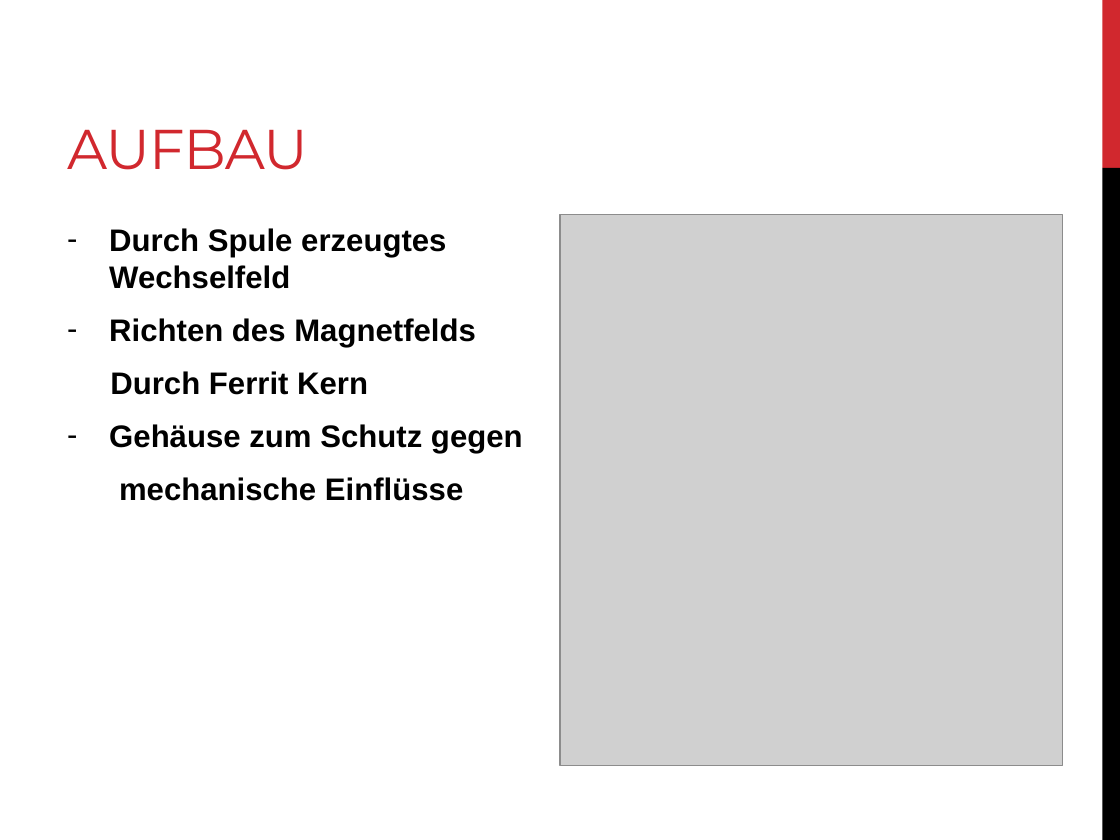
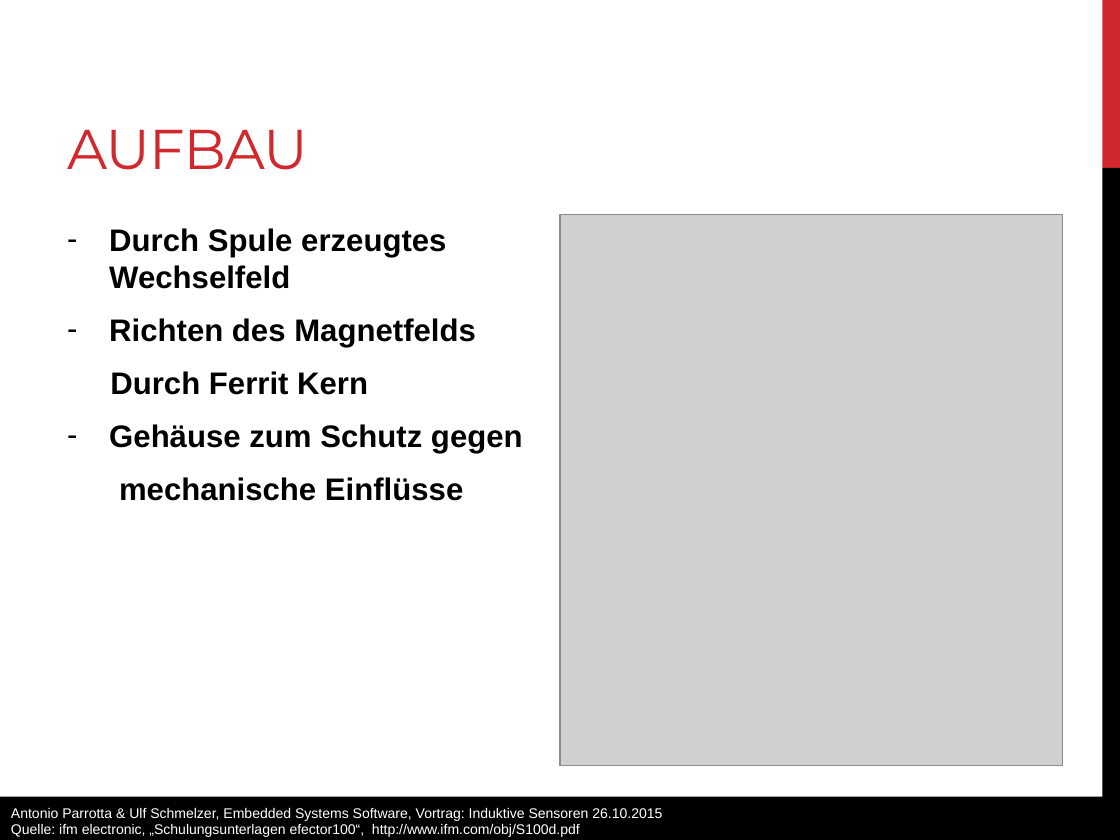
Before and after one commit to anpait00/TIB6, a slide deck: slide 3 of induktiv_sensoren.pptx. Drawn at 1120x840 pixels with LibreOffice and Linux fonts; fonts in the diff are those of the drawing; grey boxes stand for pictures. Boxes give left, top, right and bottom in pixels: in the first picture for what was removed or moved away, otherwise in the second. Text is boxed around its words. In the diff, an @@ line names an element or a change of style, - is before the commit and + after.

Commit message:
Power Point verschoenert .... denke ich. Ah und Quellen hinzugefuegt

```diff
--- a/induktiv_sensoren.pptx
+++ b/induktiv_sensoren.pptx
@@ rectangle added at box(0, 796, 1120, 840), fill #000000, 9 pt, text #FFFFFF @@
+Antonio Parrotta & Ulf Schmelzer, Embedded Systems Software, Vortrag: Induktive Sensoren 26.10.2015
+Quelle: ifm electronic, „Schulungsunterlagen efector100“, http://www.ifm.com/obj/S100d.pdf
```
Also in this commit, not shown: 8 other slides changed.
